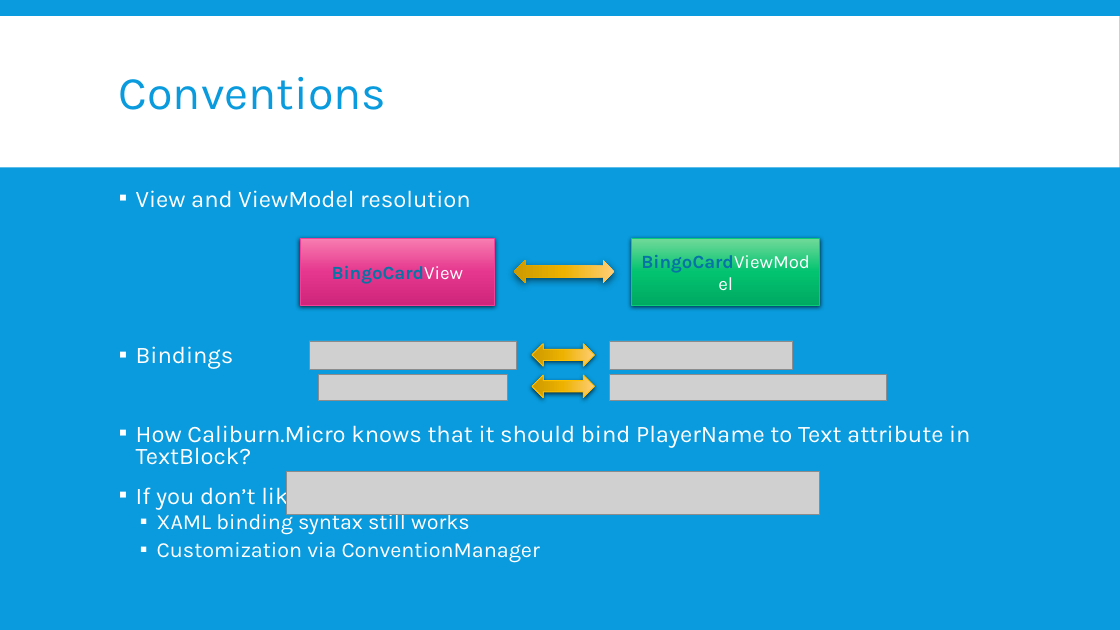
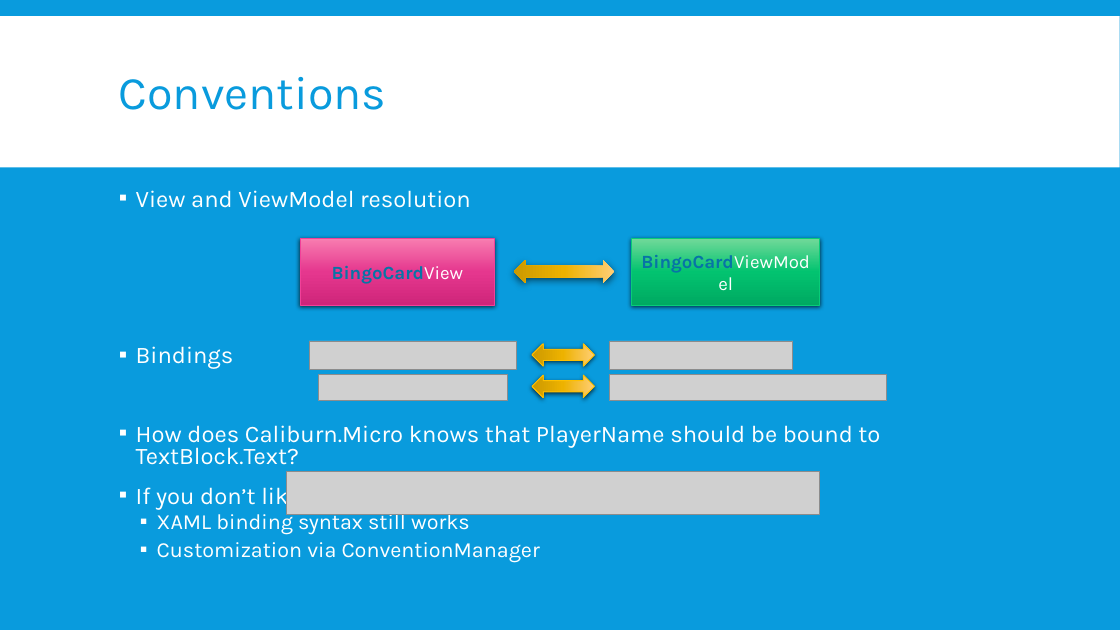
Before and after one commit to kimsk/NashDotNet, a slide deck: slide 10 of WinRT and Caliburn.Micro.pptx. Drawn at 1120x630 pixels with LibreOffice and Linux fonts; fonts in the diff are those of the drawing; grey boxes stand for pictures; background and template pictures are left out. Boxes give left, top, right and bottom in pixels: in the first picture for what was removed or moved away, otherwise in the second. Text is boxed around its words. In the diff, an @@ line names an element or a change of style, - is before the commit and + after.

```diff
--- a/WinRT and Caliburn.Micro.pptx
+++ b/WinRT and Caliburn.Micro.pptx
@@ text at (x1=136, y1=425, x2=880, y2=465): text changed @@
-▪ How Caliburn.Micro knows that it should bind PlayerName to Text attribute in TextBlock?
+▪ How does Caliburn.Micro knows that PlayerName should be bound to TextBlock.Text?
```
Also in this commit, not shown: 6 other slides changed.
